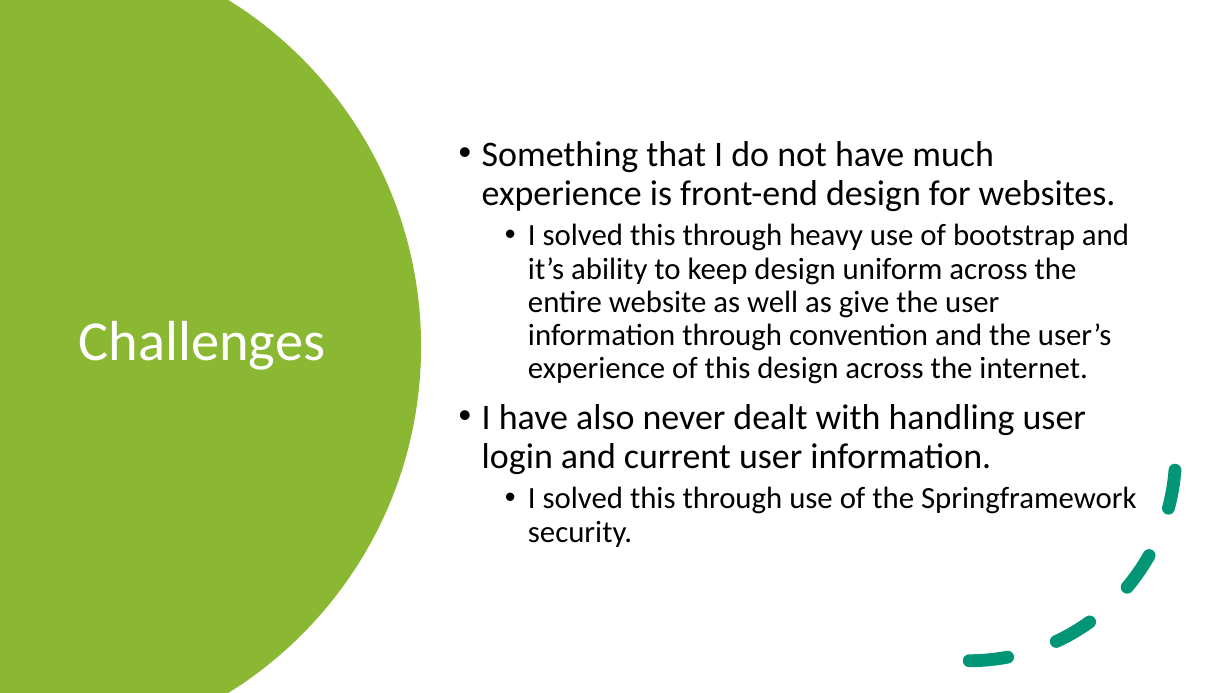
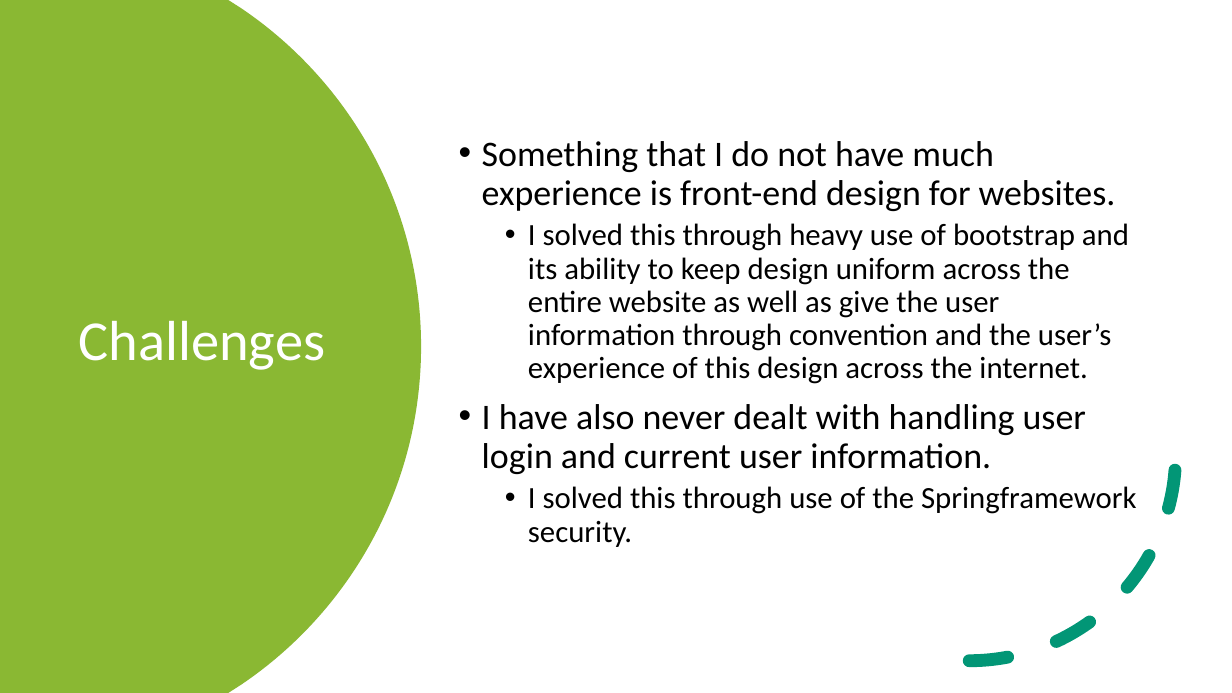
Before and after one commit to Ckarlson011/Capstone, a slide deck: slide 4 of National Park Visits.pptx. Drawn at 1232x693 pixels with LibreOffice and Linux fonts; fonts in the diff are those of the drawing. Boxes give left, top, right and bottom in pixels: in the first picture for what was removed or moved away, otherwise in the second. Text is boxed around its words. In the diff, an @@ line names an element or a change of style, - is before the commit and + after.

```diff
--- a/National Park Visits.pptx
+++ b/National Park Visits.pptx
@@ text at [528,223,1129,384]: text changed @@
-  • I solved this through heavy use of bootstrap and it’s ability to keep design uniform across the entire website as well as give the user information through convention and the user’s experience of this design across the internet.
+  • I solved this through heavy use of bootstrap and its ability to keep design uniform across the entire website as well as give the user information through convention and the user’s experience of this design across the internet.
```
Also in this commit, not shown: 2 other slides changed.
